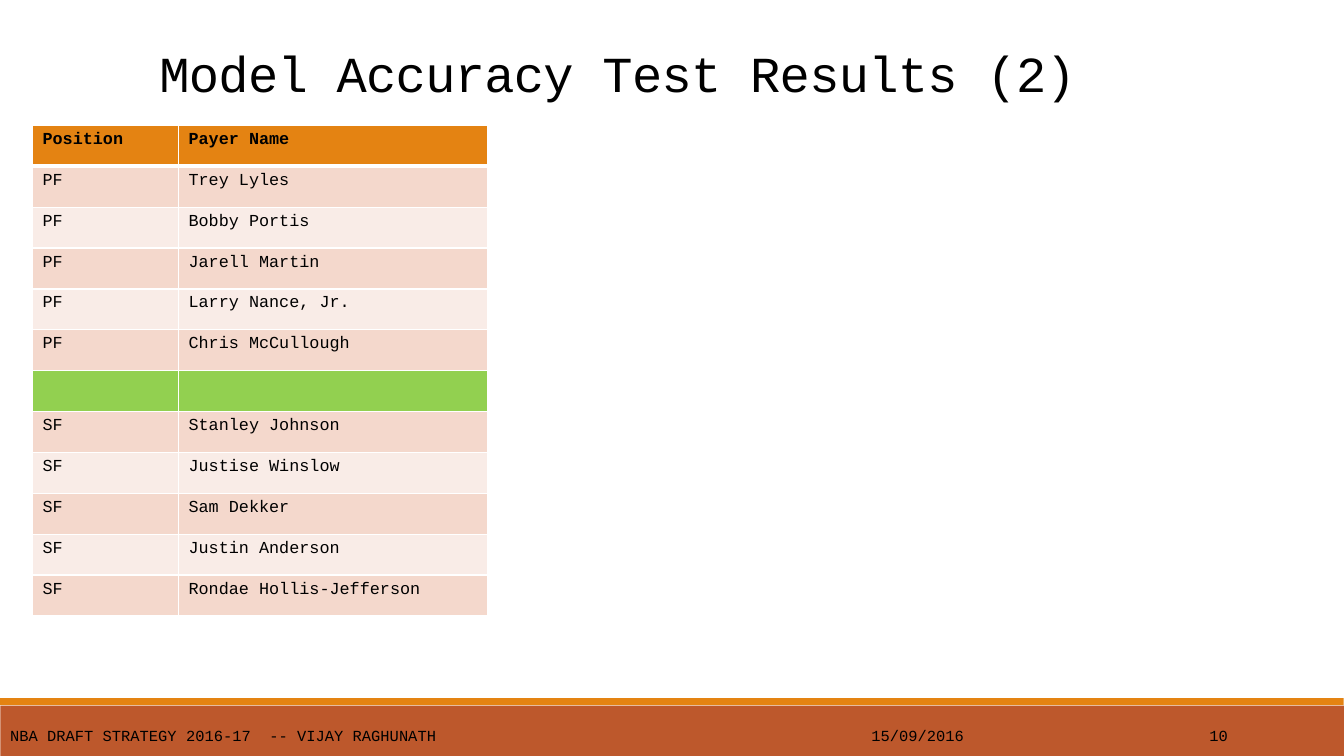
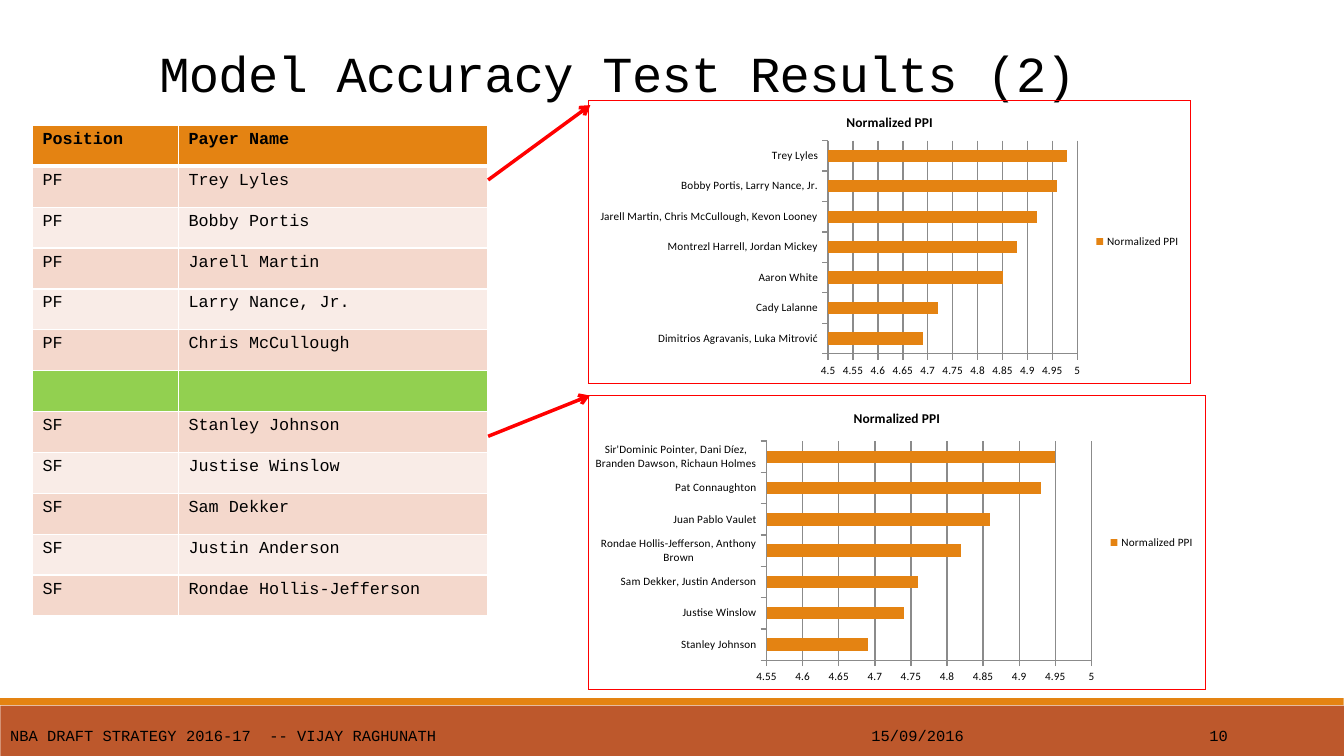
Before and after one commit to vijayr1912/NBA-scouting-draft, a slide deck: slide 11 of NBA-Draft-Scouting.pptx. Drawn at 1344x756 pixels with LibreOffice and Linux fonts; fonts in the diff are those of the drawing. Boxes give left, top, right and bottom in pixels: in the first picture for what was removed or moved away, otherwise in the second. Text is boxed around its words. In the diff, an @@ line names an element or a change of style, - is before the commit and + after.

```diff
--- a/NBA-Draft-Scouting.pptx
+++ b/NBA-Draft-Scouting.pptx
@@ arrow added from (488, 180) to (591, 105), #FF0000 2.5 pt @@
@@ bar chart added at (x1=589, y1=100, x2=1192, y2=383) @@
+title "Normalized PPI"
+categories: Dimitrios Agravanis, Luka Mitrović, Cady Lalanne, Aaron White, Montrezl Harrell, Jordan Mickey, Jarell Martin, Chris McCullough, Kevon Looney, Bobby Portis, Larry Nance, Jr., Trey Lyles
+Normalized PPI: 4.7, 4.7, 4.8, 4.9, 4.9, 5, 5
@@ arrow added from (488, 437) to (590, 395), #FF0000 2.5 pt @@
@@ bar chart added at (x1=589, y1=395, x2=1206, y2=690) @@
+title "Normalized PPI"
+categories: Stanley Johnson, Justise Winslow, Sam Dekker, Justin Anderson, Rondae Hollis-Jefferson, Anthony Brown, Juan Pablo Vaulet, Pat Connaughton, Sir'Dominic Pointer, Dani Díez, Branden Dawson, Richaun Holmes
+Normalized PPI: 4.7, 4.7, 4.8, 4.8, 4.9, 4.9, 5
```
Also in this commit, not shown: 9 other slides changed, 1 slide added, 2 other files.
